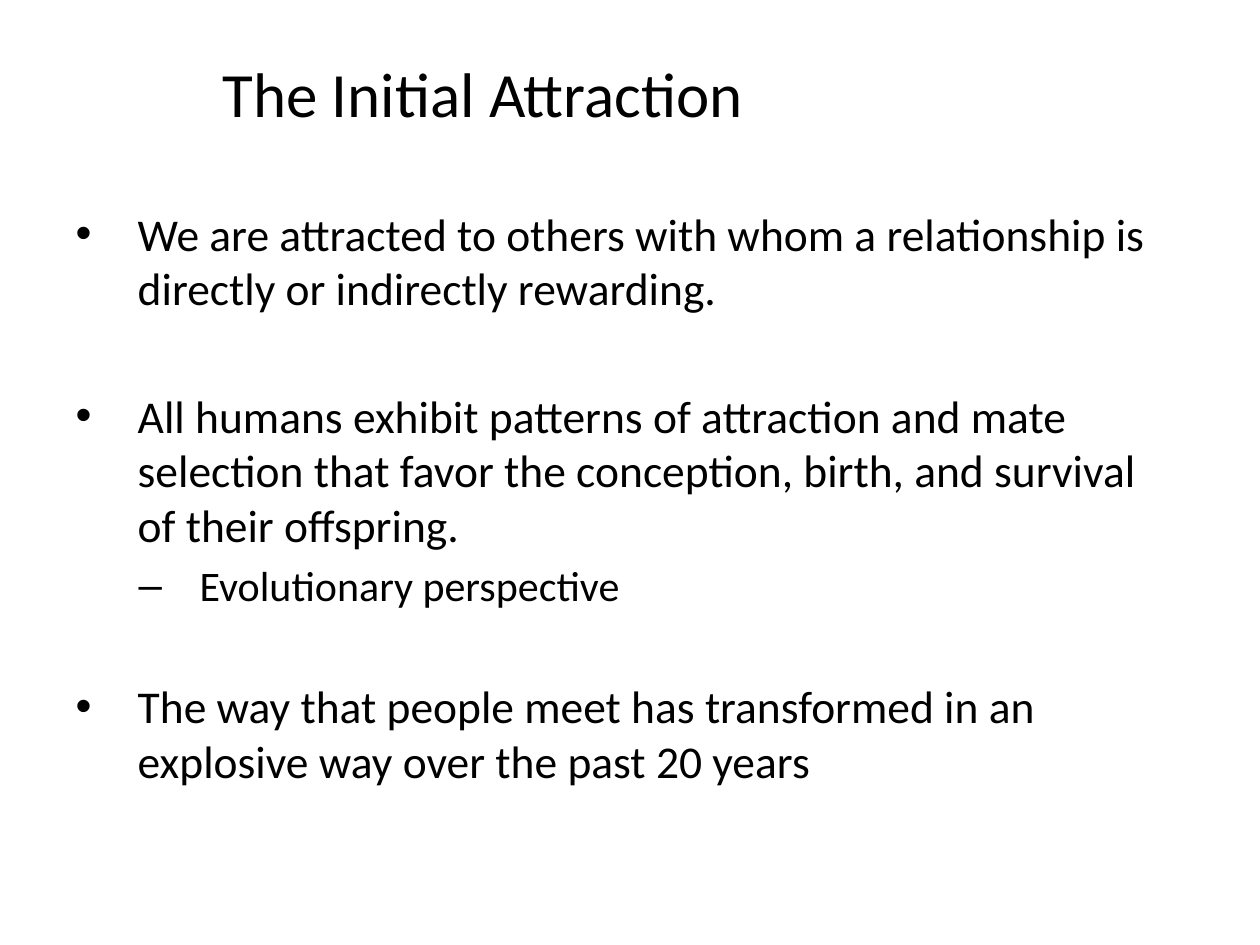
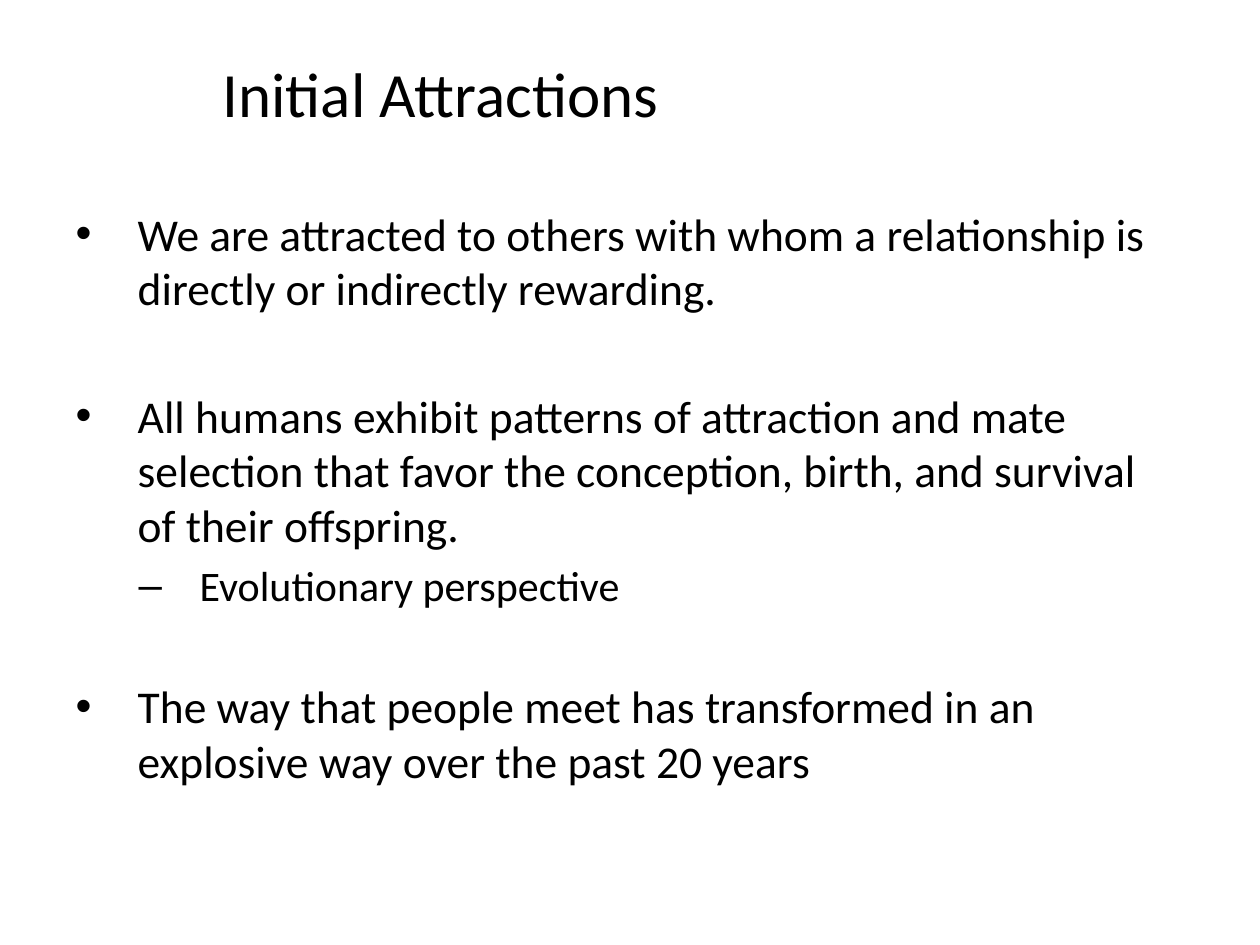
Before and after one commit to npm27/Teaching-Materials, a slide deck: slide 4 of Social Psych/Slides/10 Relationships.pptx. Drawn at 1260x945 pixels with LibreOffice and Linux fonts; fonts in the diff are those of the drawing. Boxes give left, top, right and bottom in pixels: in the first picture for what was removed or moved away, otherwise in the second. Text is boxed around its words. In the diff, an @@ line names an element or a change of style, - is before the commit and + after.

```diff
--- a/Social Psych/Slides/10 Relationships.pptx
+++ b/Social Psych/Slides/10 Relationships.pptx
@@ title at [223, 73, 658, 118]: text changed @@
-The Initial Attraction
+Initial Attractions
```
Also in this commit, not shown: 3 other slides changed, 1 slide added, 3 slides removed, 1 other file.
